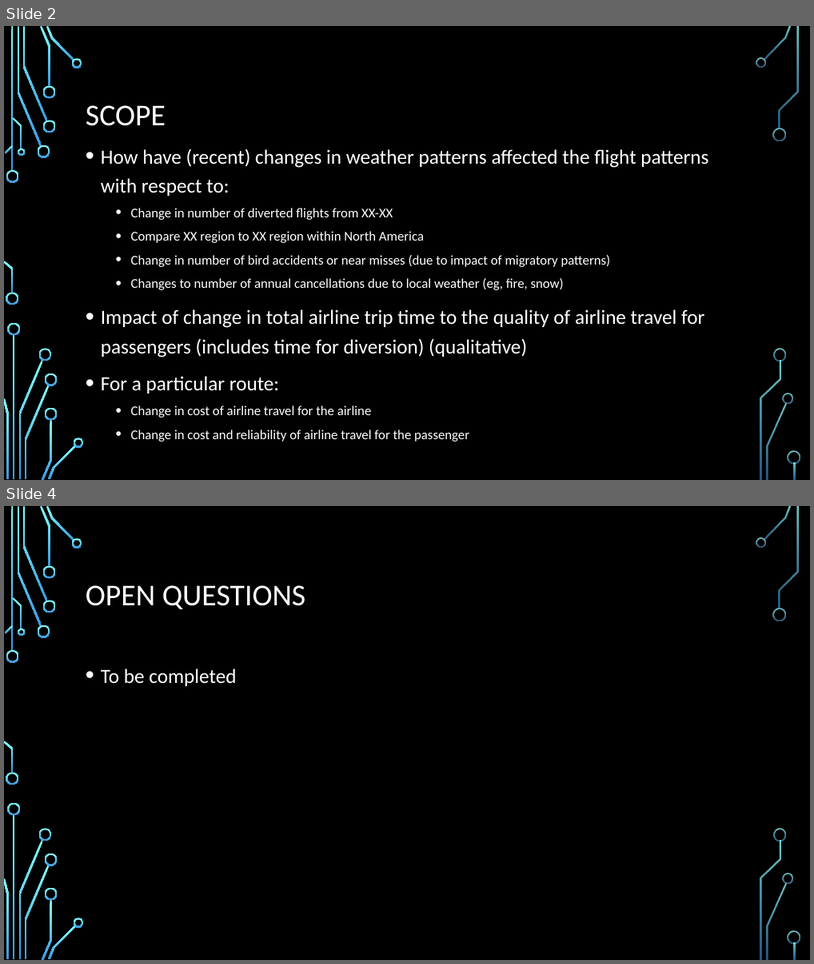
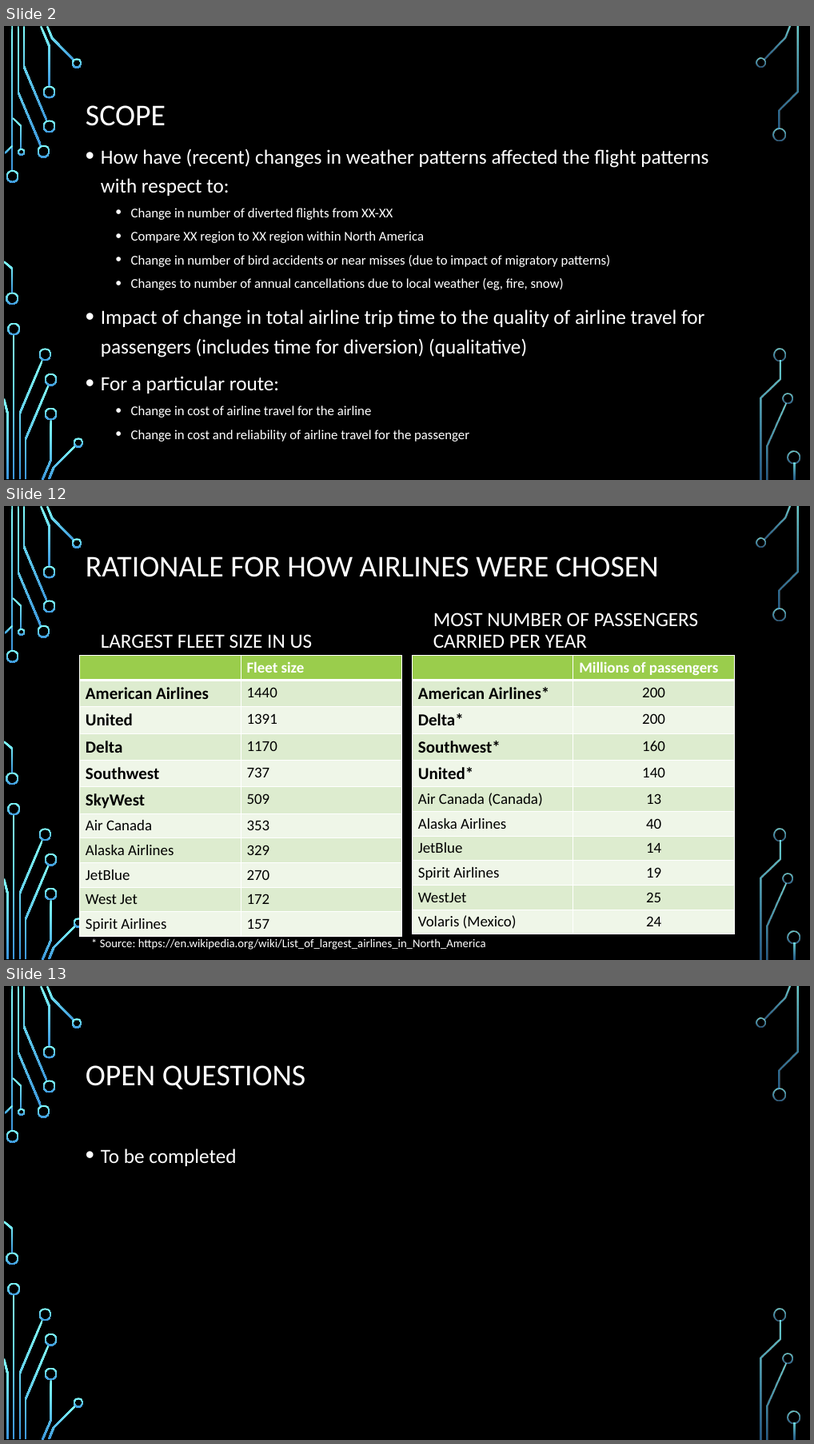
Before and after one commit to Tawn-Scotton/Team_3_Project_1, a slide deck: Team_3_Air_Travel_Weather_Satisfaction.pptx. Shown one above the other, each under a label of ours: slides 2 and 4 before the commit, slides 2, 12 and 13 after it; the slides between them are not shown. The pictures are 814x964 and 814x1444 pixels, drawn with LibreOffice and Linux fonts; fonts in the diff are those of the drawing; background and template pictures are left out. Boxes give left, top, right and bottom in pixels: in the first picture for what was removed or moved away, otherwise in the second. Text is boxed around its words. In the diff, an @@ line names an element or a change of style, - is before the commit and + after.

```diff
--- a/Team_3_Air_Travel_Weather_Satisfaction.pptx
+++ b/Team_3_Air_Travel_Weather_Satisfaction.pptx
@@ slide 12 added at (4, 506, 810, 960), background picture (left out); not listed: 36 template elements that a slide beside it also shows @@
@@ title added at (86, 556, 659, 577), 36 pt, text #FFFFFF @@
+RATIONALE FOR HOW AIRLINES WERE CHOSEN
@@ text added at (434, 612, 699, 648), 24 pt, text #FFFFFF @@
+MOST NUMBER OF PASSENGERS CARRIED PER YEAR
@@ text added at (101, 634, 313, 648), 24 pt, text #FFFFFF @@
+LARGEST FLEET SIZE IN US
@@ table added at (80, 656, 402, 934), 11 rows, 2 columns @@
+ | Fleet size
+American Airlines | 1440
+United | 1391
+Delta | 1170
+Southwest | 737
+SkyWest | 509
+Air Canada | 353
+Alaska Airlines | 329
+JetBlue | 270
+West Jet | 172
+Spirit Airlines | 157
@@ table added at (412, 656, 735, 932), 11 rows, 2 columns @@
+ | Millions of passengers
+American Airlines* | 200
+Delta* | 200
+Southwest* | 160
+United* | 140
+Air Canada (Canada) | 13
+Alaska Airlines | 40
+JetBlue | 14
+Spirit Airlines | 19
+WestJet | 25
+Volaris (Mexico) | 24
@@ text added at (100, 938, 486, 949), 14 pt, text #FFFFFF @@
+* Source: https://en.wikipedia.org/wiki/List_of_largest_airlines_in_North_America
@@ what was slide 4 is now slide 13 @@
```
Also in this commit, not shown: 1 slide changed, 8 other slides added, 3 other files.
